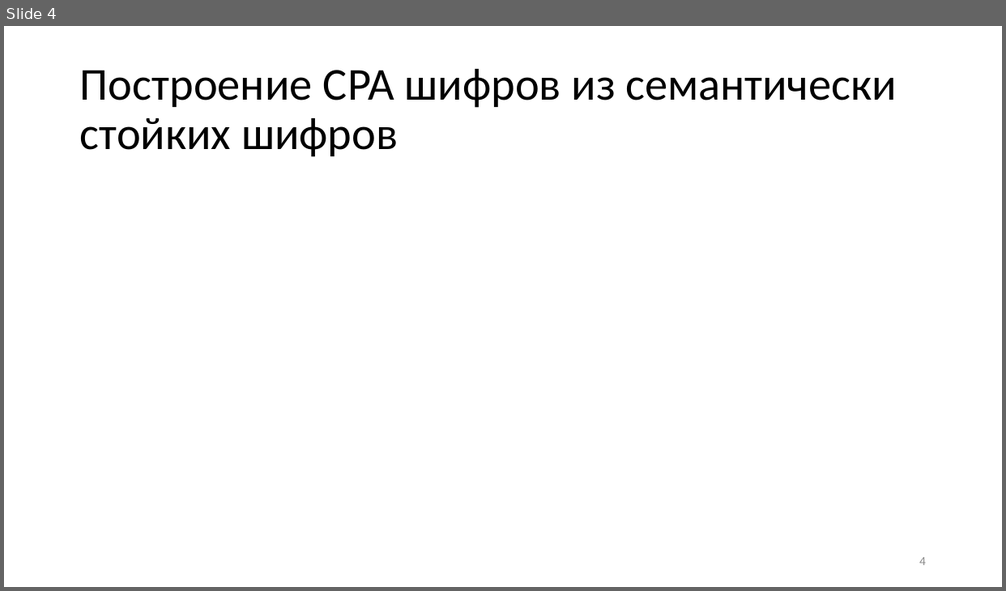
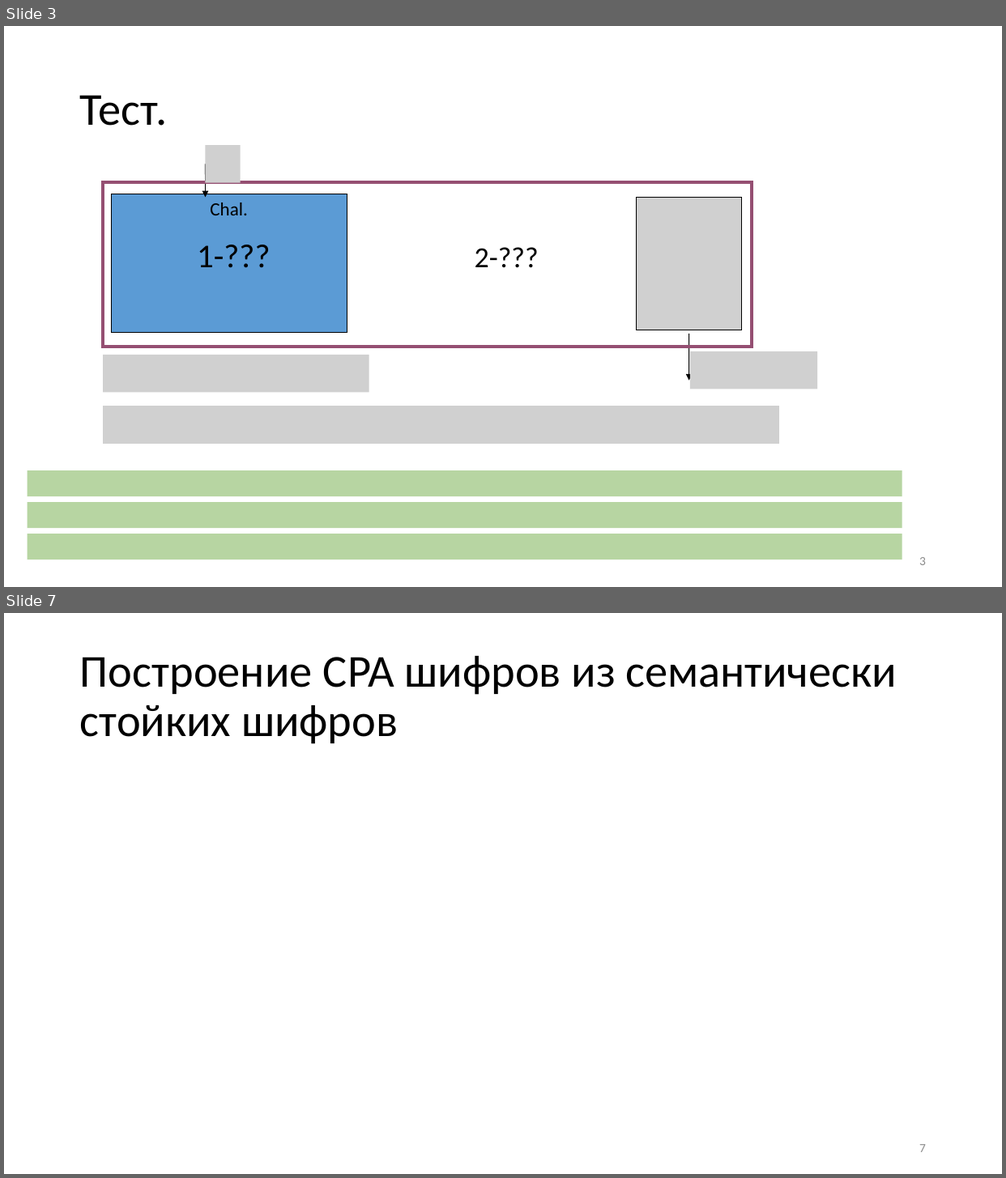
Before and after one commit to CryptoCourse/CryptoLectures, a slide deck: Lectures/Lecture7.pptx. Shown one above the other, each under a label of ours: slide 4 before the commit, slides 3 and 7 after it; the slides between them are not shown. The pictures are 1006x591 and 1006x1178 pixels, drawn with LibreOffice and Linux fonts; fonts in the diff are those of the drawing; grey boxes stand for pictures. Boxes give left, top, right and bottom in pixels: in the first picture for what was removed or moved away, otherwise in the second. Text is boxed around its words. In the diff, an @@ line names an element or a change of style, - is before the commit and + after.

```diff
--- a/Lectures/Lecture7.pptx
+++ b/Lectures/Lecture7.pptx
@@ slide 3 added at [4, 26, 1002, 587], background #FFFFFF @@
@@ title added at [80, 95, 168, 126], 44 pt, text #000000 @@
+Тест.
@@ picture added at [206, 145, 241, 182] @@
@@ arrow added from (206, 165) to (206, 198), #000000 0.75 pt @@
@@ rectangle added at [103, 182, 752, 347], outline #954F72 3 pt @@
@@ rectangle added at [111, 194, 347, 333], fill #5B9BD5, outline #000000 0.75 pt, 18 pt, text #000000 @@
+Chal.
@@ picture added at [636, 198, 742, 331] @@
@@ text added at [197, 245, 270, 268], 32 pt, text #000000 @@
+1-???
@@ text added at [475, 247, 539, 268], 28 pt, text #000000 @@
+2-???
@@ arrow added from (689, 334) to (689, 381), #000000 0.75 pt @@
@@ picture added at [103, 355, 368, 392] @@
@@ picture added at [691, 352, 818, 390] @@
@@ picture added at [103, 407, 779, 444] @@
@@ rectangle added at [27, 471, 902, 497], fill #70AD47 at 50% opacity @@
@@ rectangle added at [27, 502, 902, 528], fill #70AD47 at 50% opacity @@
@@ rectangle added at [27, 535, 902, 561], fill #70AD47 at 50% opacity @@
@@ page number added at [919, 557, 926, 565], 12 pt, text #8C8C8C @@
+3
@@ what was slide 4 is now slide 7 @@
@@ page number at [919, 1144, 926, 1152]: text changed @@
-4
+7
```
Also in this commit, not shown: 5 slides changed, 2 other slides added, 1 other file.
